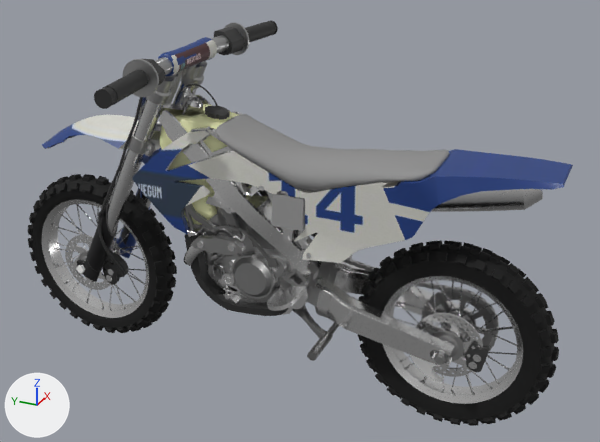
The glTF model freepack/pack-lite/bikes/fp_bike_enduro.glb as it was, and as the next commit left it.
Rendered twice from a 50 mm camera at (-8.08, -4.43, 6.33) aimed at (0.37, -0.62, 2.1). The axes (+X, +Y, +Z) are drawn at lower left. The lights are the same throughout. The older version comes first. Where no turn or scale is listed for an object, it has been applied to the vertices. Vertices at exactly the same position are counted once.

The scene before the commit, as lines of its bpy script (objects in view):
```python
ob_bike = bpy.data.objects.new('Bike', me_bike)
ob_bike.location = (0.0, 0.0, 0.0)
ob_handlebars = bpy.data.objects.new('HandleBars', me_handlebars)
ob_handlebars.location = (0.0, 0.95, 3.7)
ob_tirefront = bpy.data.objects.new('TireFront', me_tirefront)
ob_tirefront.location = (0.0, 2.31, 1.15)
ob_tirerear = bpy.data.objects.new('TireRear', me_tirerear)
ob_tirerear.location = (0.0, -2.66, 1.12)
# also in view: 'SwingArm' at (0.16, -1.52, 1.52)
```
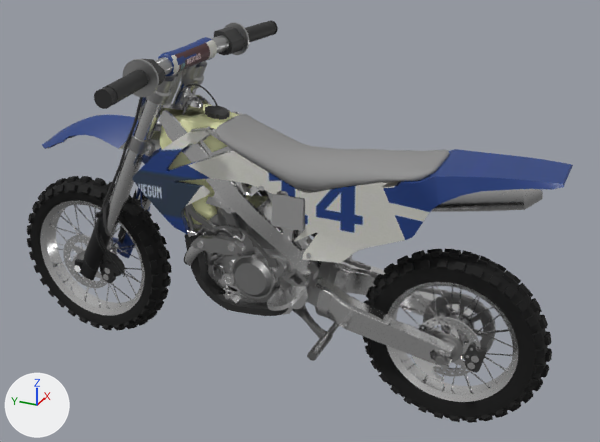
What the commit changed:
Material 'plate' (mat_plate) is new.
Its texture is img_fp_livery_blue.
Its roughness is 0.45.
me_handlebars is used by ob_handlebars; location (0.0, 0.95, 3.7).
me_handlebars had 3516 vertices, 5802 faces and spanned x -1.72..2.04, y -0.75..2.03, z -2.65..0.55.
me_handlebars now has 3032 vertices, 4944 faces and spans x -1.72..2.04, y -0.55..2.03, z -2.65..0.55.
me_handlebars part 1: 554 kept faces spanning x -0.32..0.65, y -0.34..2.03, z -1.06..0.48 get new texture (UV) coordinates.
Edits to the shape of me_handlebars do not show in these pictures.
me_handlebars no longer uses material mat_material_0 (white #ffffff).
me_handlebars gains material mat_plate (picture img_fp_livery_blue).
me_tirefront is used by ob_tirefront; location (0.0, 2.31, 1.15).
me_tirefront had 4886 vertices, 9360 faces and spanned x -0.38..0.5, y -1.19..1.19, z -1.23..1.15.
me_tirefront now has 4886 vertices, 9360 faces and spans x -0.43..0.43, y -1.15..1.15, z -1.15..1.15.
me_tirefront part 2: the whole mesh is scaled about its middle by 0.967, then moved by (-0.06, 0.0, 0.04).
me_tirerear is used by ob_tirerear; location (0.0, -2.66, 1.12).
me_tirerear had 7641 vertices, 14408 faces and spanned x -0.4..0.48, y -1.19..1.21, z -1.19..1.19.
me_tirerear now has 7641 vertices, 14408 faces and spans x -0.41..0.41, y -1.12..1.12, z -1.12..1.12.
me_tirerear part 3: the whole mesh is scaled about its middle by 0.937, then moved by (-0.04, -0.01, 0.0).

What differs and where, as boxes [x1, y1, x2, y2] in the pictures (600 x 442 px):
'TireRear', rescaled (6% shorter)
    before: [358, 240, 559, 426]
    after: [363, 249, 552, 423]
'TireFront', rescaled
    before: [28, 174, 177, 333]
    after: [27, 176, 172, 331]
part 1 of me_handlebars, surface changed (white to blue)
    both: [69, 115, 139, 145]
